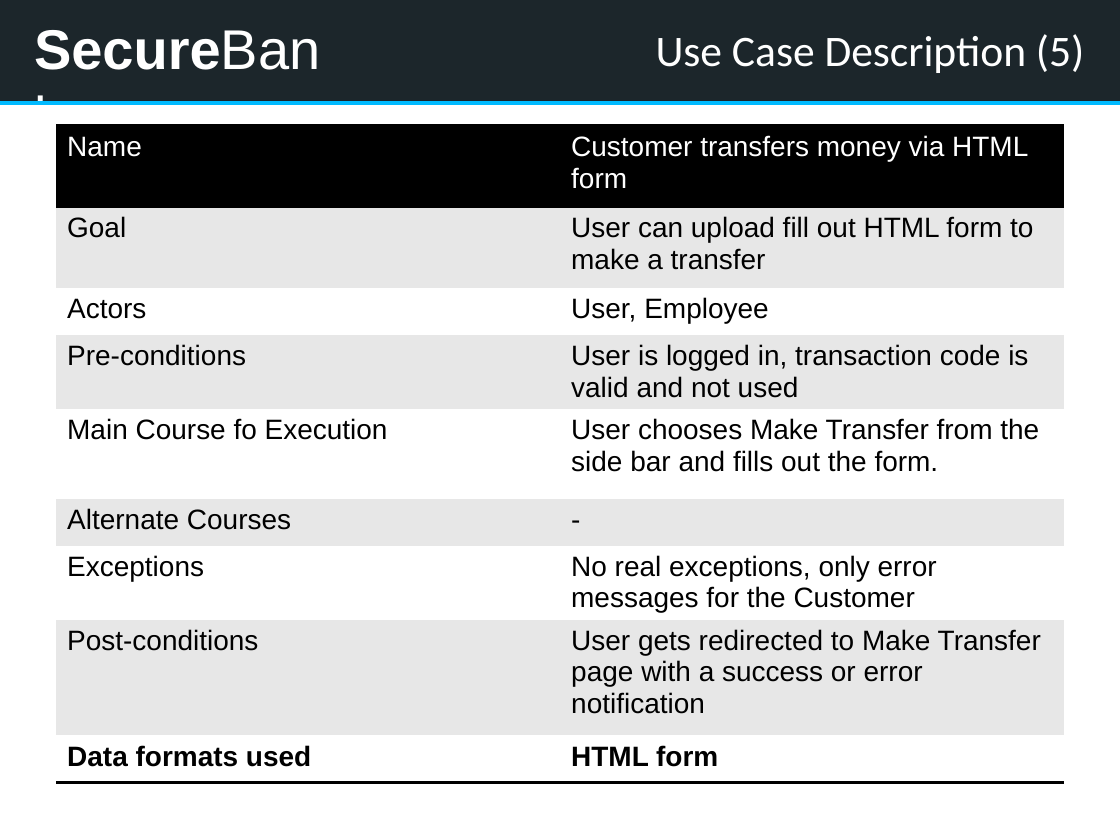
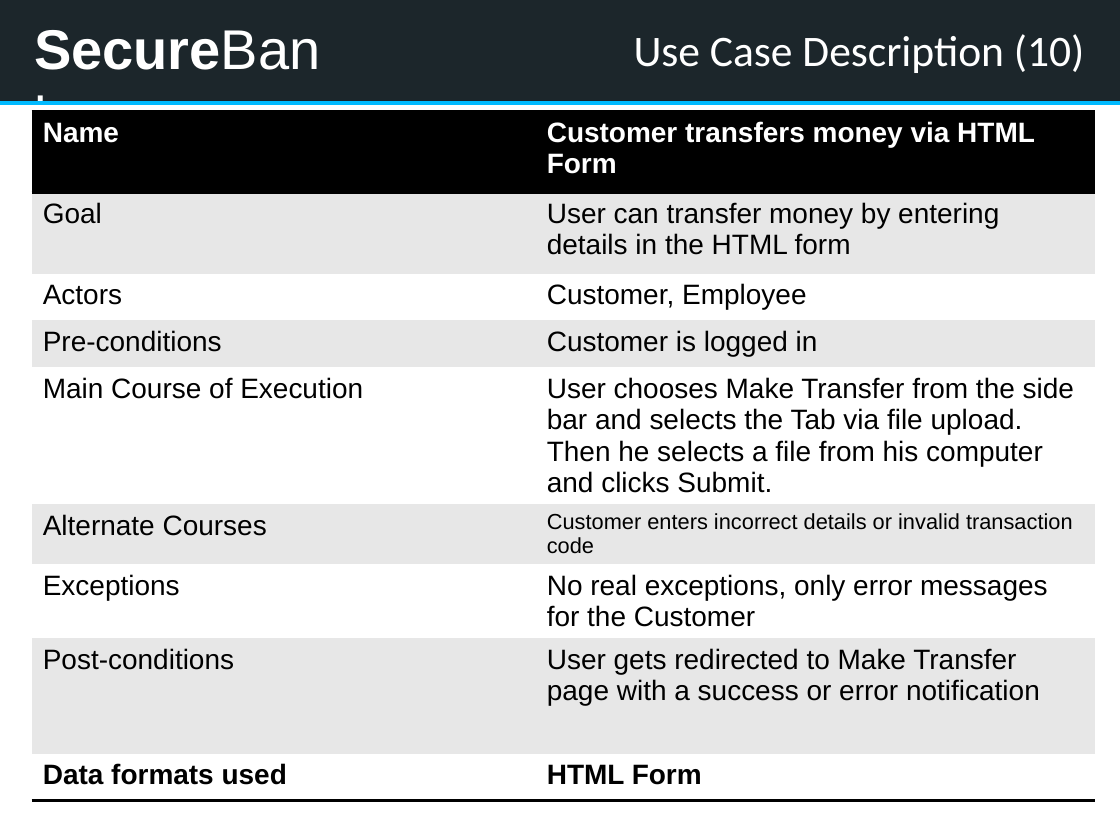
Before and after one commit to kwuerl/secure-coding-team-8, a slide deck: slide 16 of presentation1.pptx (slide 12 before the commit). Drawn at 1120x840 pixels with LibreOffice and Linux fonts; fonts in the diff are those of the drawing. Boxes give left, top, right and bottom in pixels: in the first picture for what was removed or moved away, otherwise in the second. Text is boxed around its words. In the diff, an @@ line names an element or a change of style, - is before the commit and + after.

```diff
--- a/presentation1.pptx
+++ b/presentation1.pptx
@@ title at [634, 34, 1084, 73]: text changed @@
-Use Case Description (5)
+Use Case Description (10)
@@ table at [31, 112, 1094, 818] @@
-row 1, column 2: Customer transfers money via HTML form
+row 1, column 2: Customer transfers money via HTML Form
-row 2, column 2: User can upload fill out HTML form to make a transfer
+row 2, column 2: User can transfer money by entering details in the HTML form
-row 3, column 2: User, Employee
+row 3, column 2: Customer, Employee
-row 4, column 2: User is logged in, transaction code is valid and not used
+row 4, column 2: Customer is logged in
-row 5, column 1: Main Course fo Execution
+row 5, column 1: Main Course of Execution
-row 5, column 2: User chooses Make Transfer from the side bar and fills out the form.
+row 5, column 2: User chooses Make Transfer from the side bar and selects the Tab via file upload. Then he selects a file from his computer and clicks Submit.
-row 6, column 2: -
+row 6, column 2: Customer enters incorrect details or invalid transaction code
-row 9, column 2: HTML form
+row 9, column 2: HTML Form
@@ bold on in "Name", "Data formats used" @@
@@ table: place and size @@
-table at [56, 125, 1064, 791]
+table at [31, 112, 1094, 818]
```
Also in this commit, not shown: 8 other slides changed, 5 slides added.
